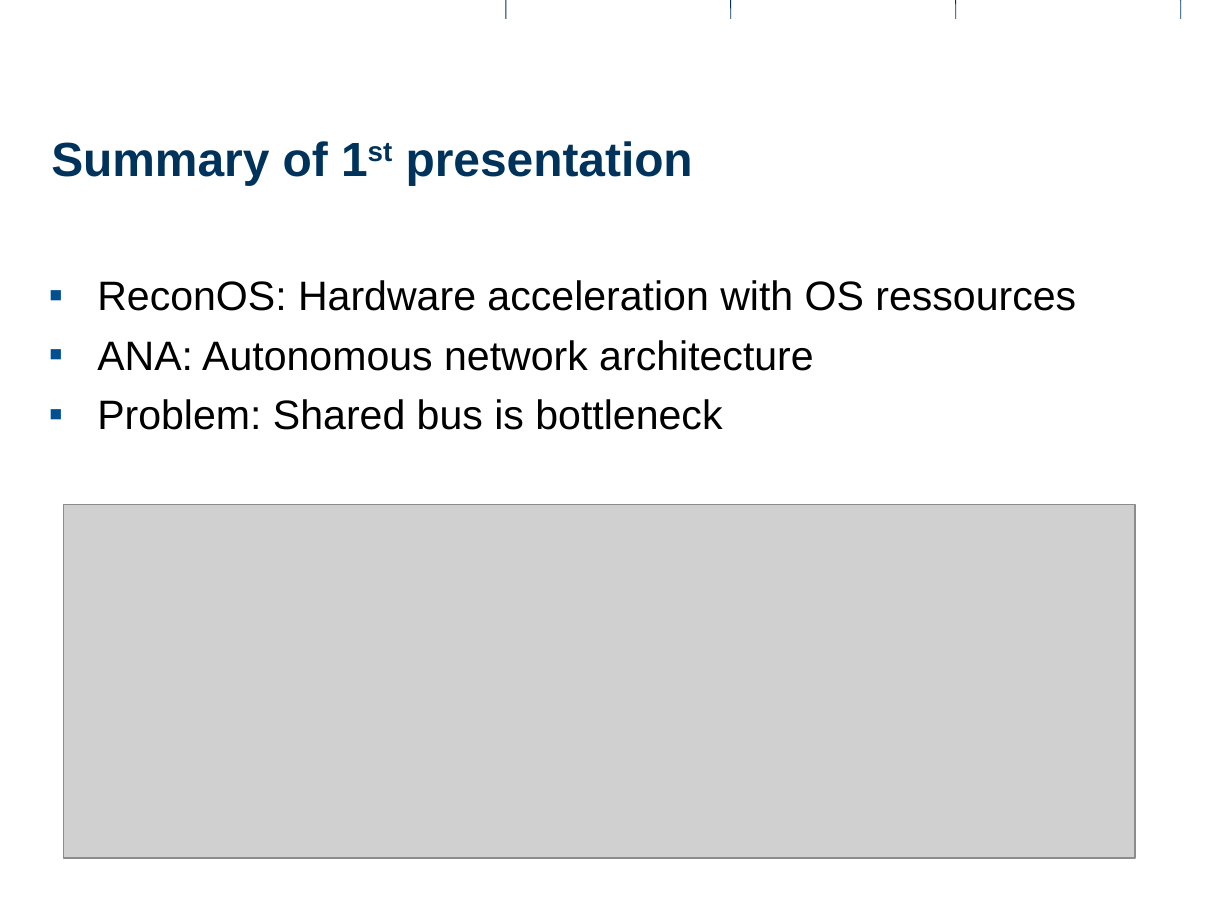
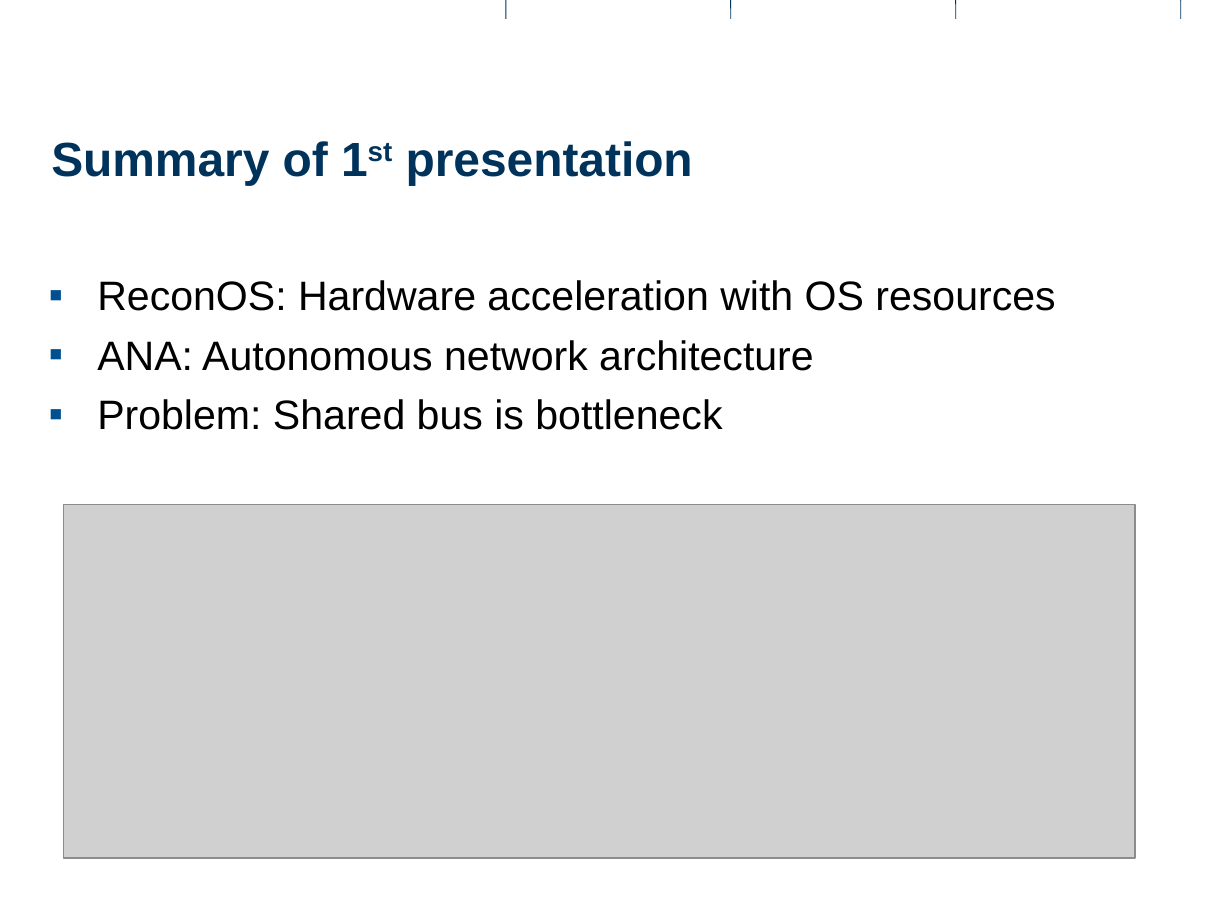
Before and after one commit to rihuber/ma, a slide deck: slide 3 of documents/presentations/intermediate2/intermediate2.odp. Drawn at 1232x924 pixels with LibreOffice and Linux fonts; fonts in the diff are those of the drawing; grey boxes stand for pictures; background and template pictures are left out. Boxes give left, top, right and bottom in pixels: in the first picture for what was removed or moved away, otherwise in the second. Text is boxed around its words. In the diff, an @@ line names an element or a change of style, - is before the commit and + after.

```diff
--- a/documents/presentations/intermediate2/intermediate2.odp
+++ b/documents/presentations/intermediate2/intermediate2.odp
@@ text at (x1=97, y1=280, x2=1055, y2=311): text changed @@
-▪ ReconOS: Hardware acceleration with OS ressources
+▪ ReconOS: Hardware acceleration with OS resources
```
Also in this commit, not shown: 1 other slide changed, 1 slide added, 2 other files.
